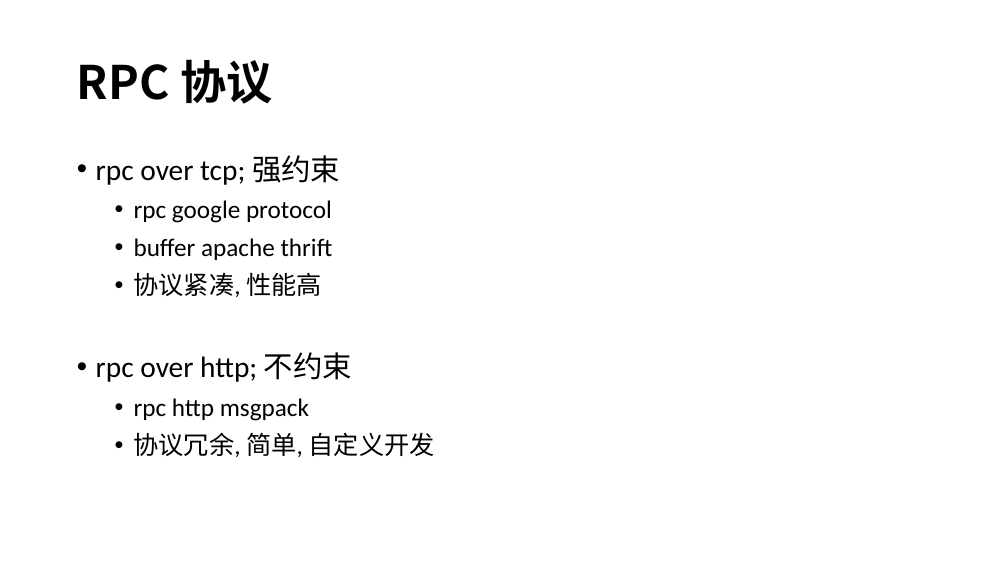
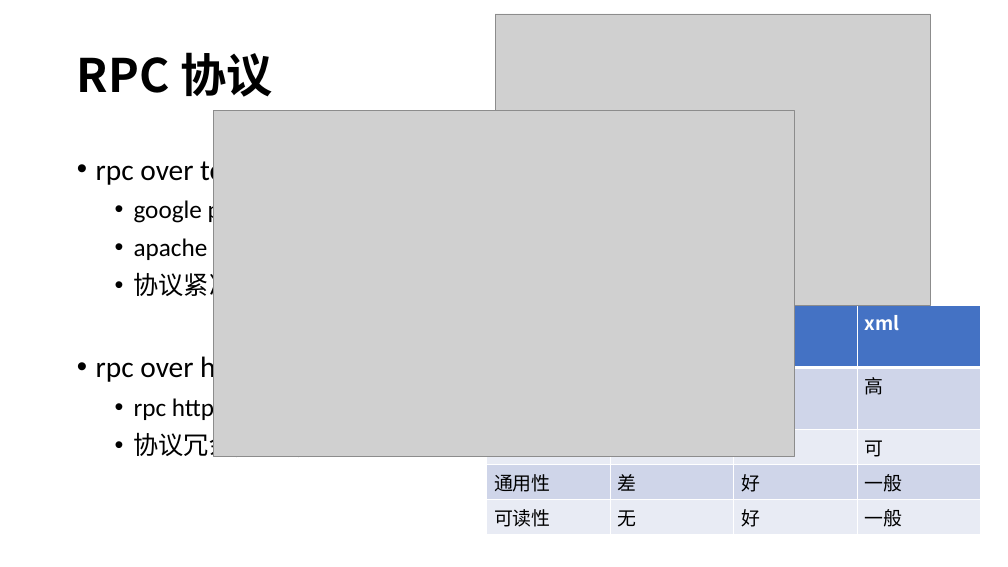
Before and after one commit to Aaron630/kratos-micro, a slide deck: slide 9 of 微服务.pptx. Drawn at 1008x567 pixels with LibreOffice and Linux fonts; fonts in the diff are those of the drawing; grey boxes stand for pictures; background and template pictures are left out. Boxes give left, top, right and bottom in pixels: in the first picture for what was removed or moved away, otherwise in the second. Text is boxed around its words. In the diff, an @@ line names an element or a change of style, - is before the commit and + after.

```diff
--- a/微服务.pptx
+++ b/微服务.pptx
@@ title "RPC 协议": place and size @@
-title "RPC 协议" at (77,59,272,104)
+title "RPC 协议" at (77,52,272,97)
@@ picture added at (495,14,931,305) @@
@@ picture added at (214,110,795,456) @@
@@ text at (134,198,294,262): text changed @@
-    • rpc google protocol
-    • buffer apache thrift
+    • google protocol buffer
+    • apache thrift
@@ table added at (486,306,979,531), 5 rows, 4 columns @@
+协议 | Protocol buffer | json | xml
+序列化/反序列化开销 | 低 | 高 | 高
+自描述性 | 无 | 可 | 可
+通用性 | 差 | 好 | 一般
+可读性 | 无 | 好 | 一般
```
Also in this commit, not shown: 1 other slide changed, 3 slides added, 1 other file.
